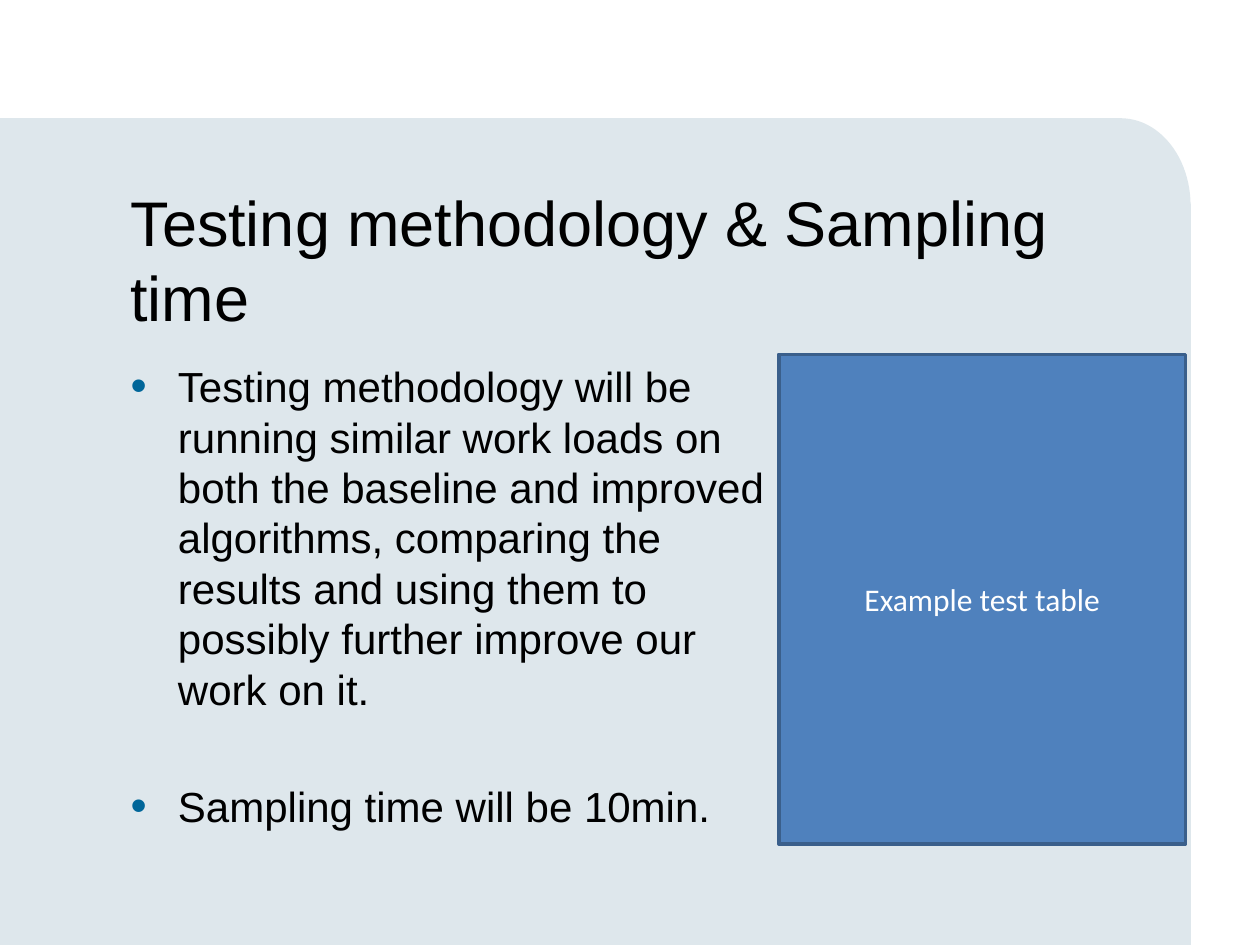
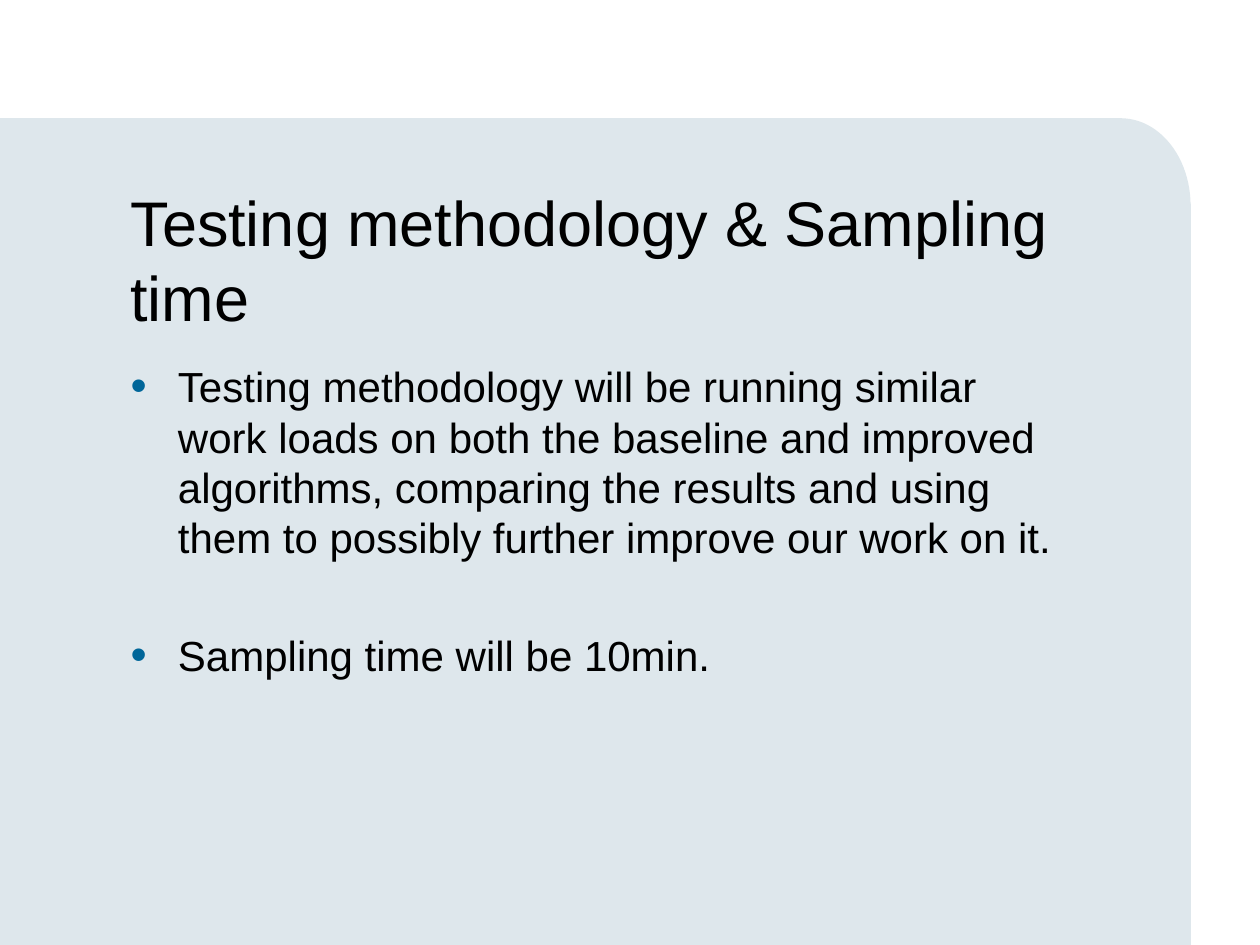
Before and after one commit to sevray1/e-commerce-assignment, a slide deck: slide 7 of presentation2/presentation2.pptx. Drawn at 1260x945 pixels with LibreOffice and Linux fonts; fonts in the diff are those of the drawing; background and template pictures are left out. Boxes give left, top, right and bottom in pixels: in the first picture for what was removed or moved away, otherwise in the second. Text is boxed around its words. In the diff, an @@ line names an element or a change of style, - is before the commit and + after.

```diff
--- a/presentation2/presentation2.pptx
+++ b/presentation2/presentation2.pptx
@@ text "Testing methodology will be running ..." rewrapped from [178, 371, 764, 831] to [178, 371, 1051, 679] @@
@@ rectangle removed at [779, 354, 1186, 844] @@
-Example test table
```
Also in this commit, not shown: 5 other slides changed.
